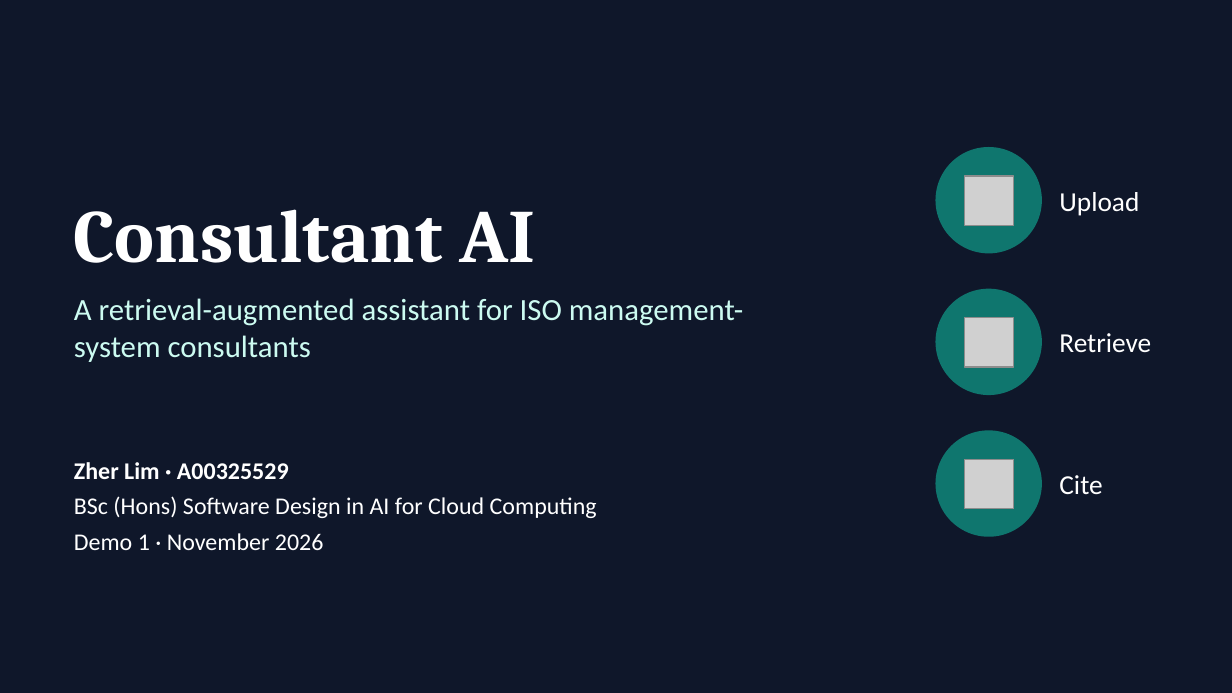
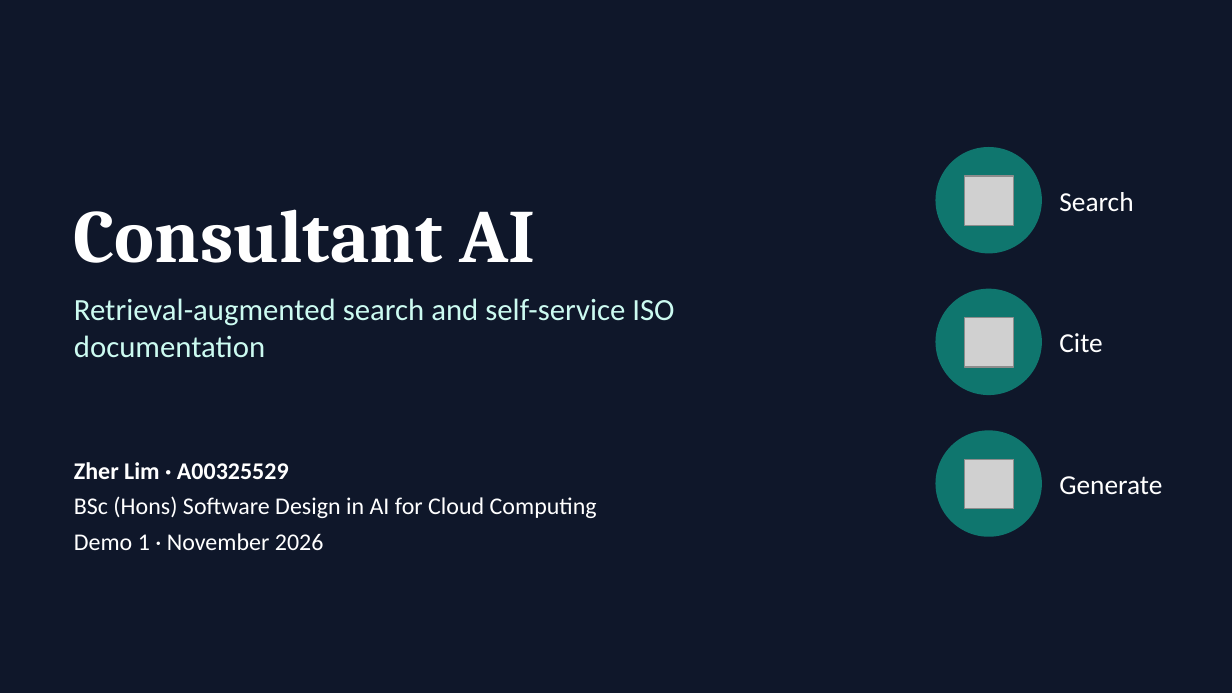
Before and after one commit to zherl25/Consultancy_Project, a slide deck: slide 1 of docs/presentations/Demo1_Consultant_AI.pptx. Drawn at 1232x693 pixels with LibreOffice and Linux fonts; fonts in the diff are those of the drawing; grey boxes stand for pictures. Boxes give left, top, right and bottom in pixels: in the first picture for what was removed or moved away, otherwise in the second. Text is boxed around its words. In the diff, an @@ line names an element or a change of style, - is before the commit and + after.

```diff
--- a/docs/presentations/Demo1_Consultant_AI.pptx
+++ b/docs/presentations/Demo1_Consultant_AI.pptx
@@ text at box(1059, 192, 1133, 212): text changed @@
-Upload
+Search
@@ text at box(74, 298, 674, 358): text changed @@
-A retrieval-augmented assistant for ISO management-system consultants
+Retrieval-augmented search and self-service ISO documentation
@@ text at box(1059, 333, 1102, 352): text changed @@
-Retrieve
+Cite
@@ text at box(1059, 476, 1162, 495): text changed @@
-Cite
+Generate
```
Also in this commit, not shown: 5 other slides changed, 3 slides added, 3 slides removed.
